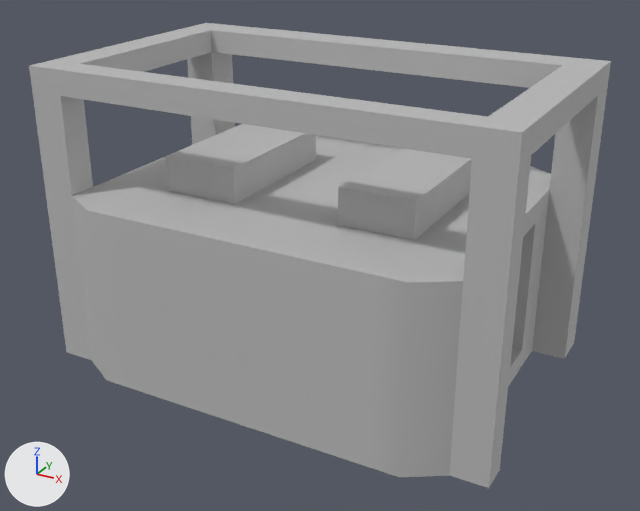
Two versions of the FBX model Assets/Art/3D_Assets/3D_FBX/Gen_LP.fbx, one commit apart.
Rendered twice from a 50 mm lens placed at (0.157, -0.922, 0.151), pointed at (0.002, -0.641, 0.011). Arrows for +X, +Y and +Z are at lower left; the lights stay in place. Where no turn or scale is listed for an object, it has been applied to the vertices.

Names of what the first picture shows: 'Generator_LP'.
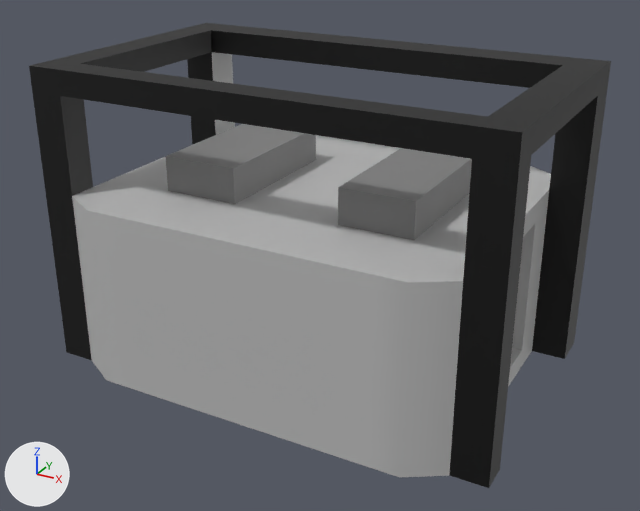
Location of each change, [x1, y1, x2, y2] in pixels of the pictures (640 x 511 px):
part 1 of me_mesh, recoloured (grey to black): [57, 25, 611, 488] in both
part 2 of me_mesh, recoloured (grey to black): [29, 23, 229, 360] in both
part 3 of me_mesh, recoloured: [166, 124, 472, 240] in both

Edits to the bpy script that builds the scene:
```text
Add mat_lambert2:
    mat_lambert2 = principled_material('lambert2')
    mat_lambert2.base_color = (0.228, 0.228, 0.228)  # grey #838383
Add mat_lambert5:
    mat_lambert5 = principled_material('lambert5')
    mat_lambert5.base_color = (0.0, 0.0, 0.0)  # black #000000
Add mat_lambert4:
    mat_lambert4 = principled_material('lambert4')
    mat_lambert4.base_color = (0.5, 0.5, 0.5)  # grey #bcbcbc
Change me_mesh:
    where me_mesh.from_pydata(...)  # 136 vertices, 142 faces; spans x -0.092..0.092, y -0.064..0.064, z -0.06..0.06
    used by ob_generator_lp; location = (0.0, -0.6348, 0.0251)
    me_mesh part 1: 33 of the faces centred in x 0.0..0.092, y -0.055..0.055, z -0.06..0.06 switch from mat_openpbr_shader1 (grey #bcbcbc) to mat_lambert5 (black #000000)
    me_mesh part 2: 25 of the faces centred in x -0.092..-0.078, y -0.055..0.055, z -0.06..0.06 switch from mat_openpbr_shader1 (grey #bcbcbc) to mat_lambert5 (black #000000)
    me_mesh part 3: all 10 faces centred in x -0.05..0.053, y -0.033..0.029, z 0.019..0.026 switch from mat_openpbr_shader1 (grey #bcbcbc) to mat_lambert2 (grey #838383)
    add me_mesh.materials.append(mat_lambert4)  # grey #bcbcbc
```
